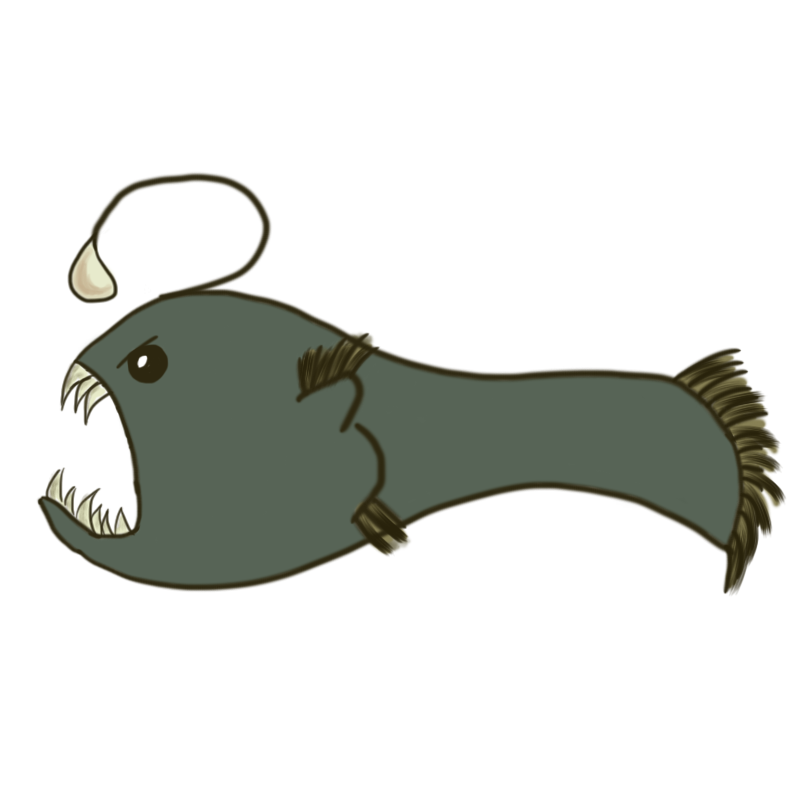
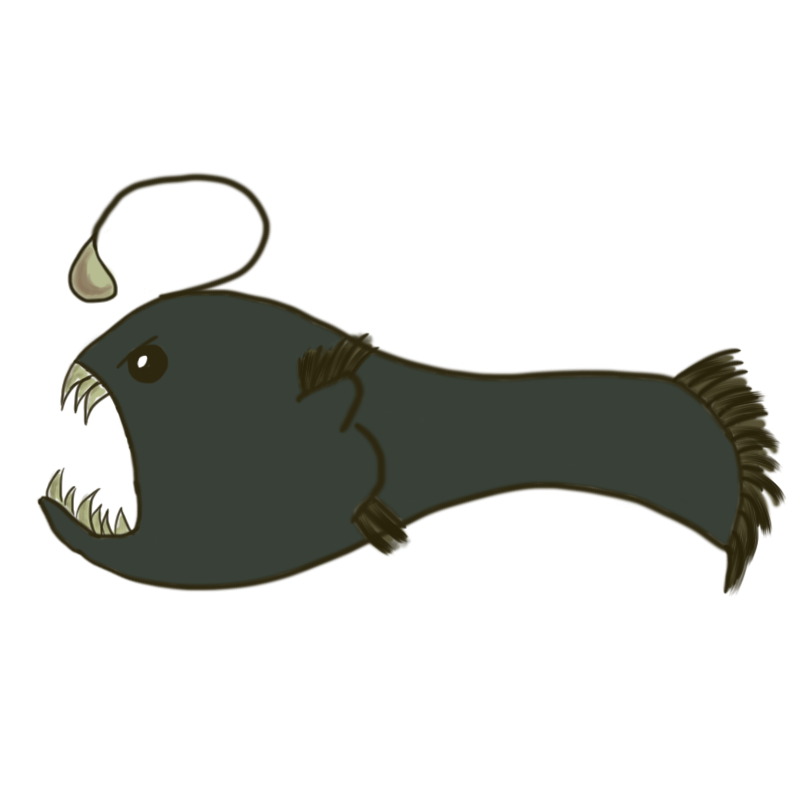
Layer changes from the first w=800, h=800 image to the second:
pixels changed over [42, 242, 782, 589] (layer not identified)
